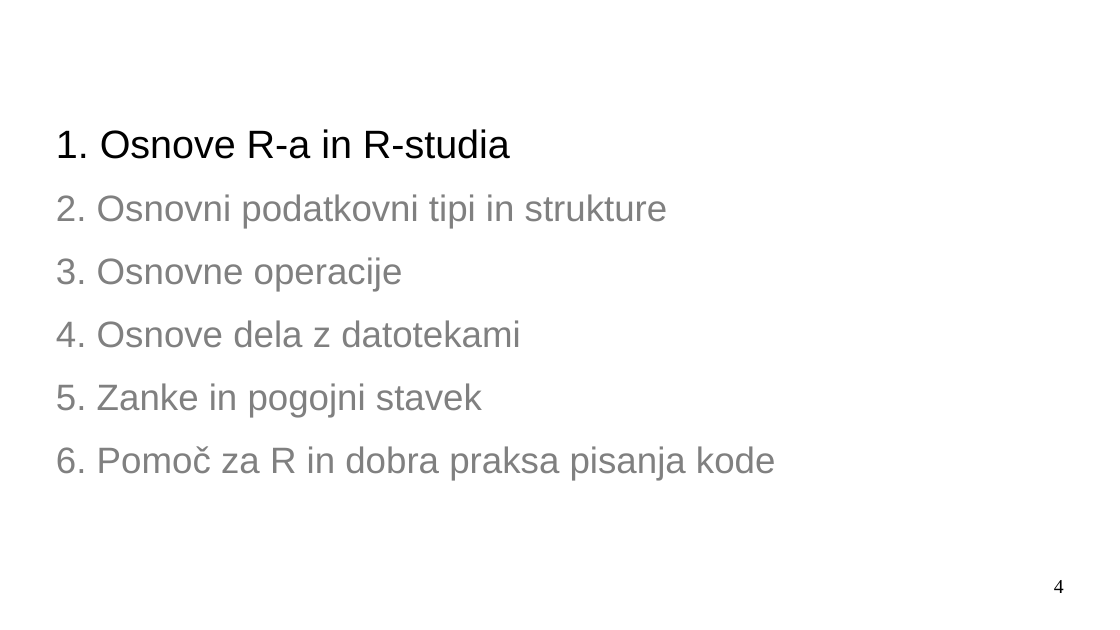
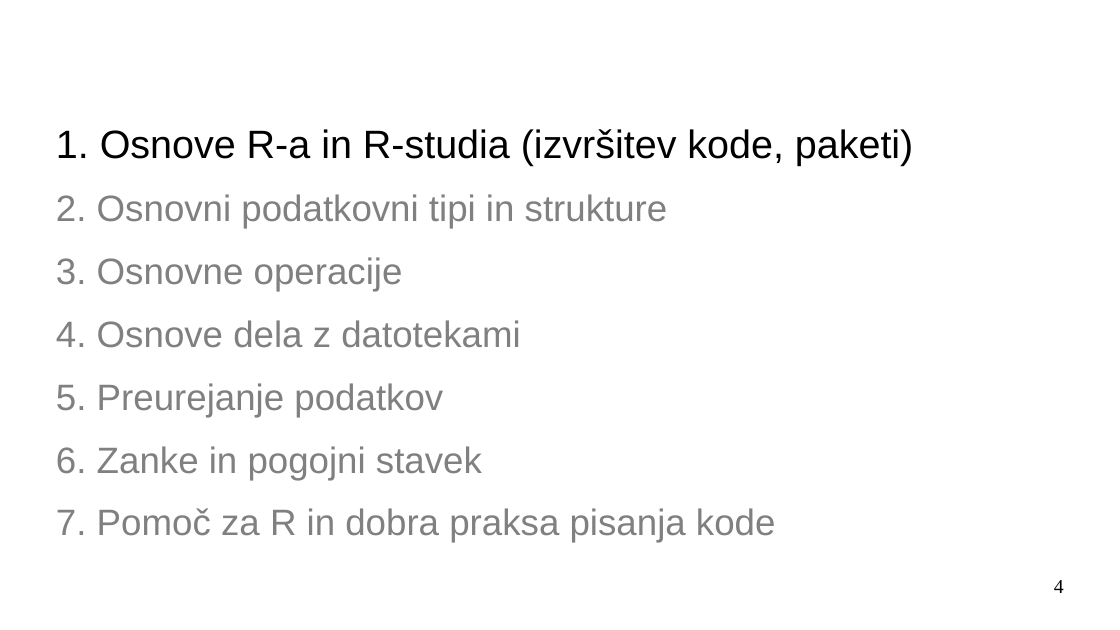
Before and after one commit to janaobsteter/R_tecaj, a slide deck: slide 4 of IT_Rtecaj_work.odp. Drawn at 1120x630 pixels with LibreOffice and Linux fonts; fonts in the diff are those of the drawing; background and template pictures are left out. Boxes give left, top, right and bottom in pixels: in the first picture for what was removed or moved away, otherwise in the second. Text is boxed around its words. In the diff, an @@ line names an element or a change of style, - is before the commit and + after.

```diff
--- a/IT_Rtecaj_work.odp
+++ b/IT_Rtecaj_work.odp
@@ text at <box>56,129,913,166</box>: text changed @@
-1. Osnove R-a in R-studia
+1. Osnove R-a in R-studia (izvršitev kode, paketi)
@@ text at <box>56,383,776,543</box>: text changed @@
-5. Zanke in pogojni stavek
-6. Pomoč za R in dobra praksa pisanja kode
+5. Preurejanje podatkov
+6. Zanke in pogojni stavek
+7. Pomoč za R in dobra praksa pisanja kode
```
Also in this commit, not shown: 20 other slides changed, 14 slides added, 2 slides removed, 6 other files.
